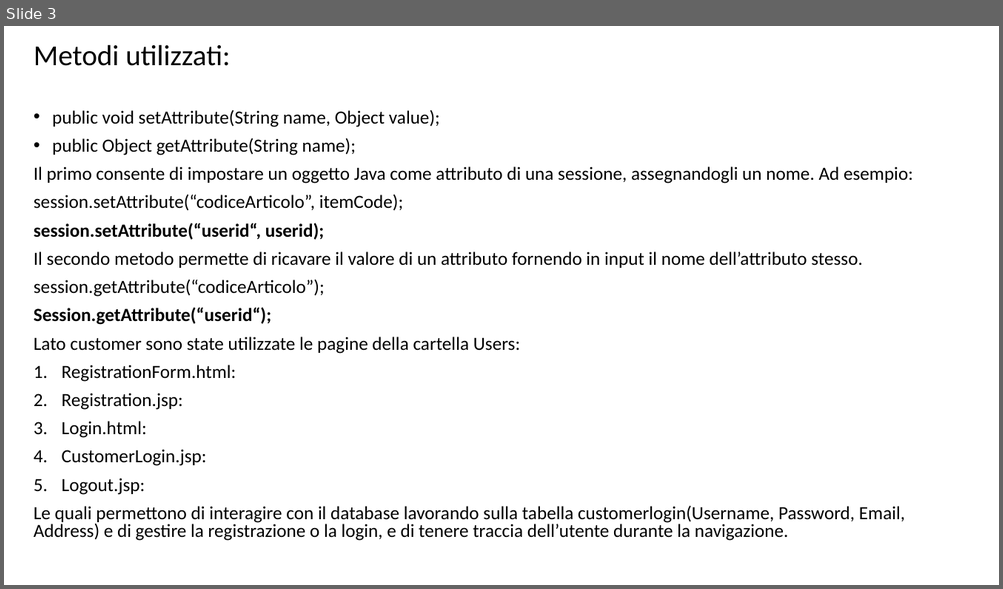
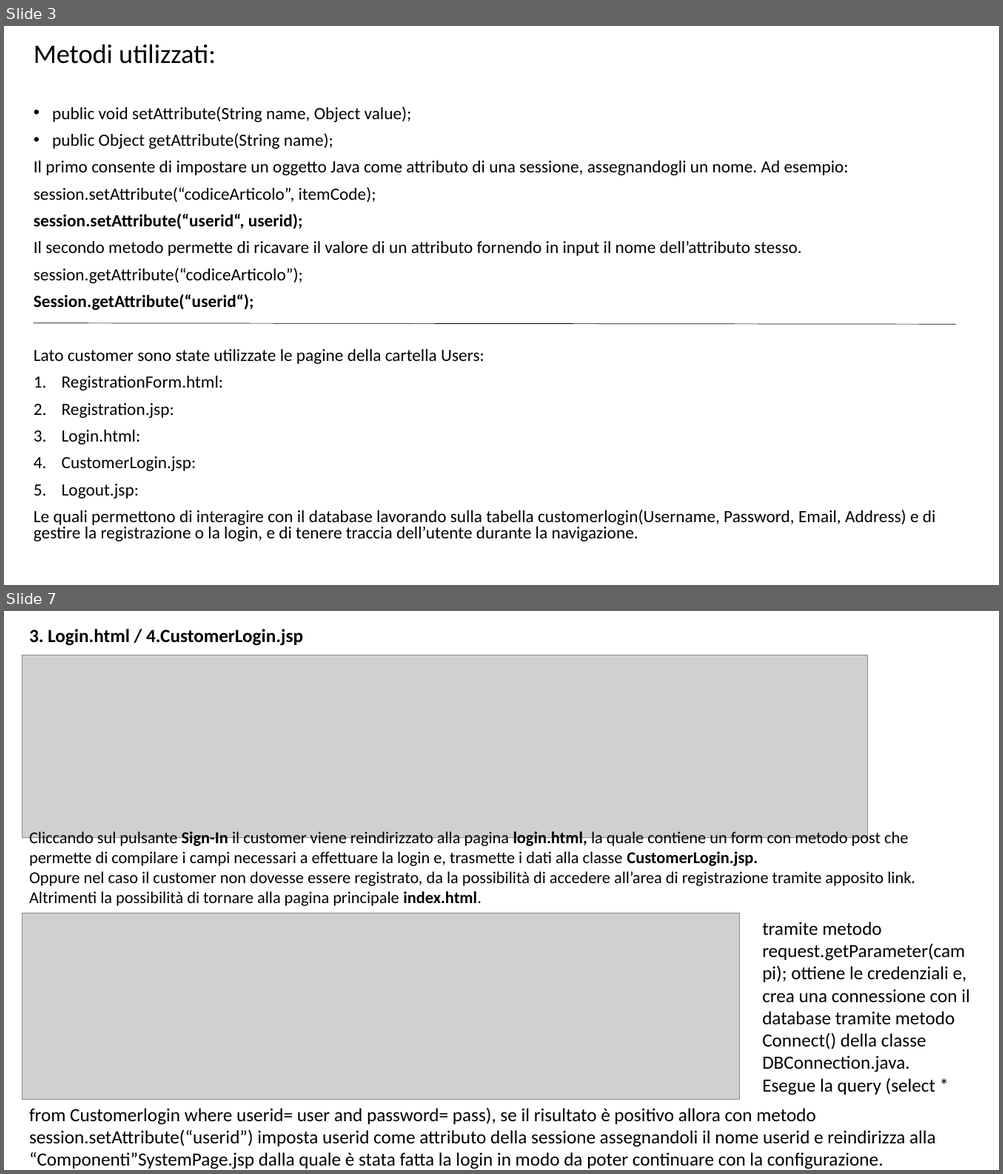
Before and after one commit to EugeHysa/VirtualPCConfiguration, a slide deck: Presentazione nino.pptx. Shown one above the other, each under a label of ours: slide 3 before the commit, slides 3 and 7 after it; the slides between them are not shown. The pictures are 1003x589 and 1003x1174 pixels, drawn with LibreOffice and Linux fonts; fonts in the diff are those of the drawing; grey boxes stand for pictures. Boxes give left, top, right and bottom in pixels: in the first picture for what was removed or moved away, otherwise in the second. Text is boxed around its words. In the diff, an @@ line names an element or a change of style, - is before the commit and + after.

```diff
--- a/Presentazione nino.pptx
+++ b/Presentazione nino.pptx
@@ slide 7 added at bbox=[4, 611, 999, 1170], background #FFFFFF @@
@@ text added at bbox=[29, 629, 303, 646], 18 pt, text #000000, bold @@
+3. Login.html / 4.CustomerLogin.jsp
@@ picture added at bbox=[22, 655, 868, 838] @@
@@ text added at bbox=[29, 829, 915, 906], 16 pt, text #000000 @@
+Cliccando sul pulsante Sign-In il customer viene reindirizzato alla pagina login.html, la quale contiene un form con metodo post che permette di compilare i campi necessari a effettuare la login e, trasmette i dati alla classe CustomerLogin.jsp.
+Oppure nel caso il customer non dovesse essere registrato, da la possibilità di accedere all’area di registrazione tramite apposito link. Altrimenti la possibilità di tornare alla pagina principale index.html.
@@ picture added at bbox=[22, 913, 740, 1099] @@
@@ text added at bbox=[762, 922, 970, 1096], 18 pt, text #000000 @@
+tramite metodo request.getParameter(campi); ottiene le credenziali e, crea una connessione con il database tramite metodo Connect() della classe DBConnection.java.
+Esegue la query (select *
@@ text added at bbox=[29, 1108, 936, 1170], 18 pt, text #000000 @@
+from Customerlogin where userid= user and password= pass), se il risultato è positivo allora con metodo session.setAttribute(“userid”) imposta userid come attributo della sessione assegnandoli il nome userid e reindirizza alla “Componenti”SystemPage.jsp dalla quale è stata fatta la login in modo da poter continuare con la configurazione.
@@ slide 3 changed as well @@
@@ text "Metodi utilizzati:" at bbox=[34, 44, 936, 542]: size 28 to 25.9 pt in "Metodi utilizzati:"; size 18 to 16.6 pt @@
@@ line added from (33, 323) to (956, 324), #000000 0.5 pt @@
```
Also in this commit, not shown: 3 other slides changed, 4 other slides added.
